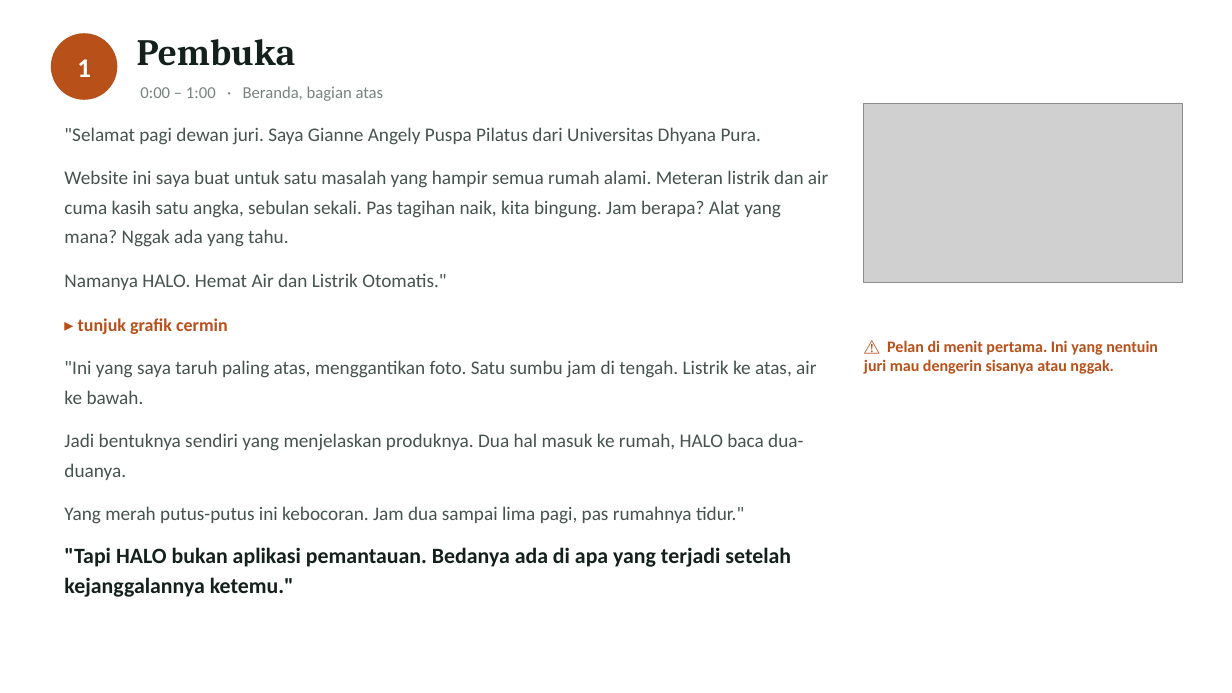
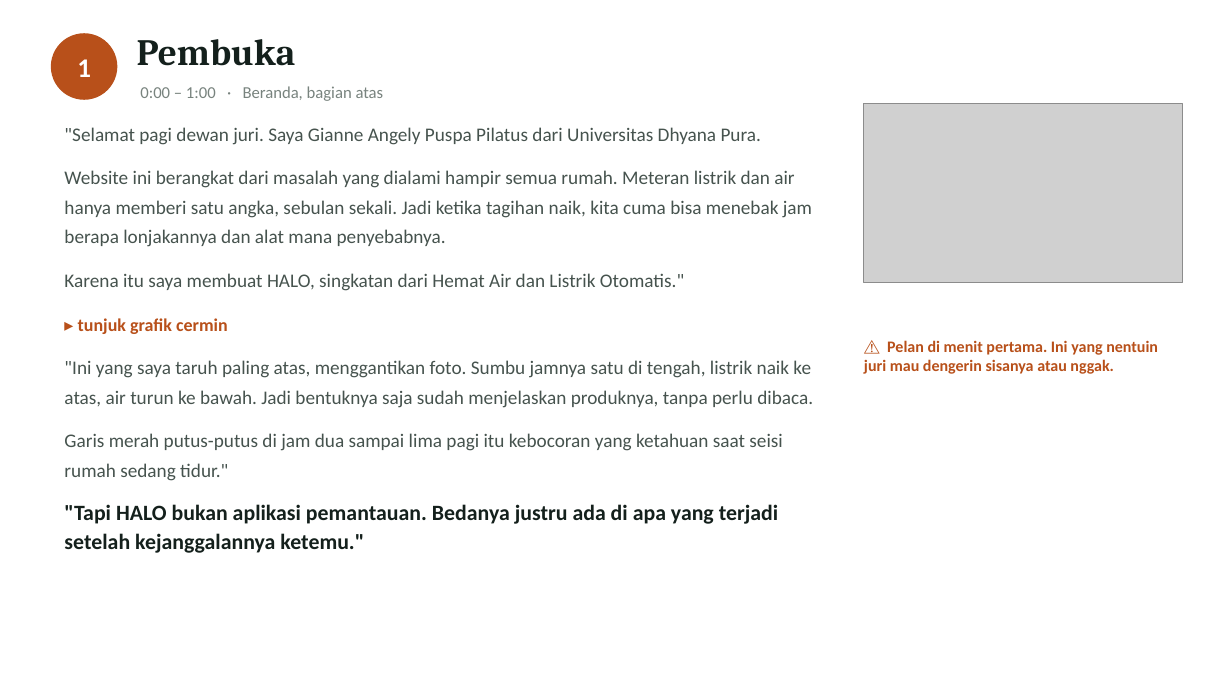
Before and after one commit to GianneAngely/halo-itcc2026, a slide deck: slide 3 of latihan-final/Naskah Presentasi HALO.pptx. Drawn at 1232x693 pixels with LibreOffice and Linux fonts; fonts in the diff are those of the drawing; grey boxes stand for pictures. Boxes give left, top, right and bottom in pixels: in the first picture for what was removed or moved away, otherwise in the second. Text is boxed around its words. In the diff, an @@ line names an element or a change of style, - is before the commit and + after.

Commit message:
Naskah ditulis ulang supaya mengalir dan muat sepuluh menit
Versi sebelumnya kalimatnya patah-patah, lebih mirip daftar yang
dibacakan daripada orang yang sedang menjelaskan. Sekarang kalimatnya
disambung dengan sebab-akibat, dan daftar tiga kata yang dipotong-potong
dibuang.

Kalimat meta seperti menjelaskan aturan sendiri ikut dibuang karena
memakan waktu tanpa menambah nilai. Naskahnya turun ke 856 kata,
sekitar sembilan menit di tempo pelan, ditambah waktu untuk mengklik.

```diff
--- a/latihan-final/Naskah Presentasi HALO.pptx
+++ b/latihan-final/Naskah Presentasi HALO.pptx
@@ text at box(64, 170, 812, 291): text changed @@
-Website ini saya buat untuk satu masalah yang hampir semua rumah alami. Meteran listrik dan air cuma kasih satu angka, sebulan sekali. Pas tagihan naik, kita bingung. Jam berapa? Alat yang mana? Nggak ada yang tahu.
-Namanya HALO. Hemat Air dan Listrik Otomatis."
+Website ini berangkat dari masalah yang dialami hampir semua rumah. Meteran listrik dan air hanya memberi satu angka, sebulan sekali. Jadi ketika tagihan naik, kita cuma bisa menebak jam berapa lonjakannya dan alat mana penyebabnya.
+Karena itu saya membuat HALO, singkatan dari Hemat Air dan Listrik Otomatis."
@@ text at box(64, 360, 813, 553): text changed @@
-"Ini yang saya taruh paling atas, menggantikan foto. Satu sumbu jam di tengah. Listrik ke atas, air ke bawah.
-Jadi bentuknya sendiri yang menjelaskan produknya. Dua hal masuk ke rumah, HALO baca dua-duanya.
-Yang merah putus-putus ini kebocoran. Jam dua sampai lima pagi, pas rumahnya tidur."
-"Tapi HALO bukan aplikasi pemantauan. Bedanya ada di apa yang terjadi setelah kejanggalannya ketemu."
+"Ini yang saya taruh paling atas, menggantikan foto. Sumbu jamnya satu di tengah, listrik naik ke atas, air turun ke bawah. Jadi bentuknya saja sudah menjelaskan produknya, tanpa perlu dibaca.
+Garis merah putus-putus di jam dua sampai lima pagi itu kebocoran yang ketahuan saat seisi rumah sedang tidur."
+"Tapi HALO bukan aplikasi pemantauan. Bedanya justru ada di apa yang terjadi setelah kejanggalannya ketemu."
```
Also in this commit, not shown: 12 other slides changed.
